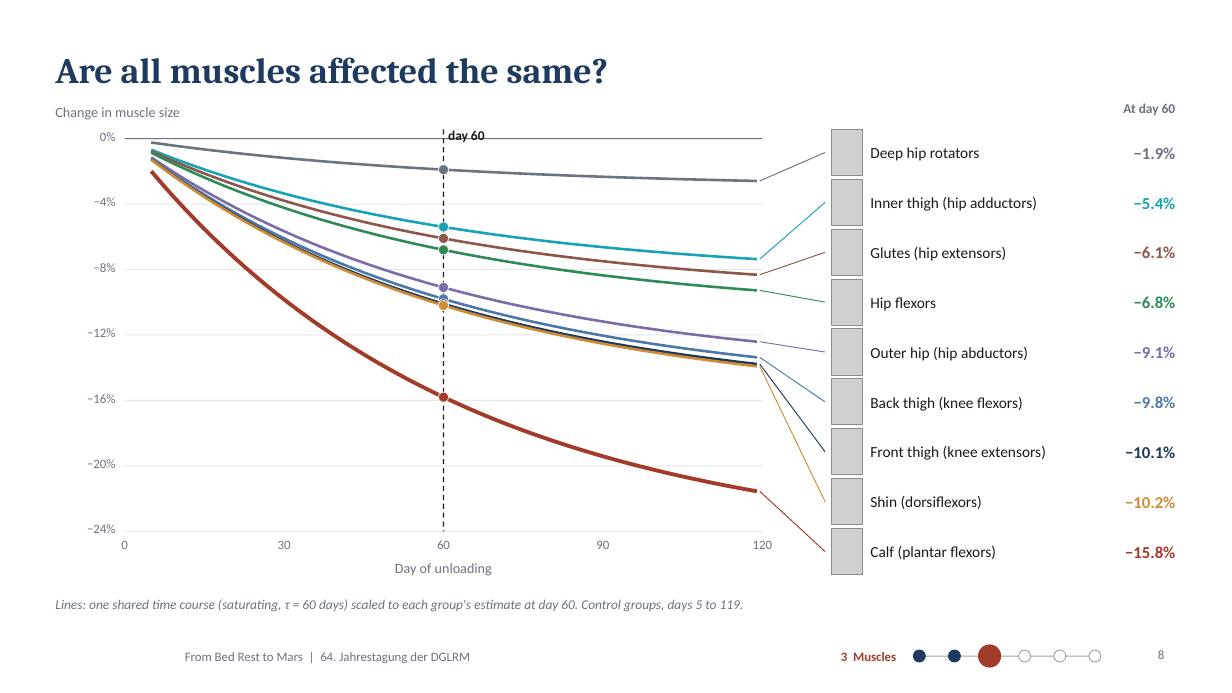
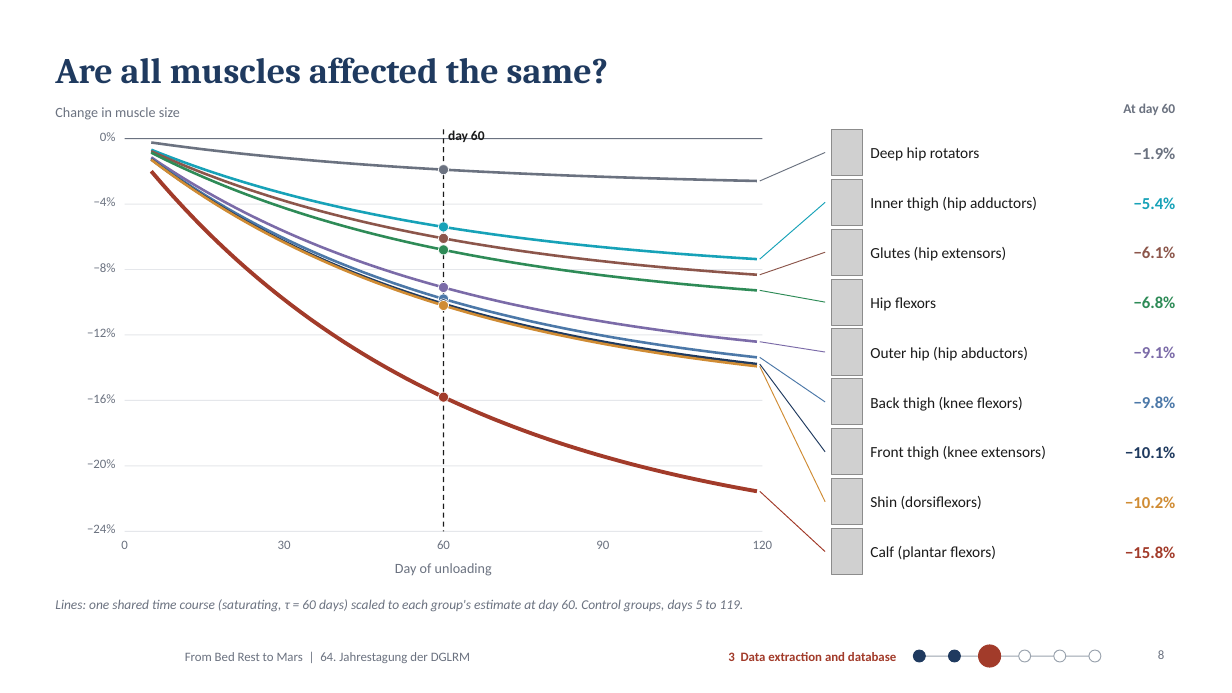
Before and after one commit to MiladBahariQaragoz/BedrestToMars, a slide deck: slide 8 of presentation/bed-rest-to-mars-talk.pptx. Drawn at 1232x693 pixels with LibreOffice and Linux fonts; fonts in the diff are those of the drawing; grey boxes stand for pictures; background and template pictures are left out. Boxes give left, top, right and bottom in pixels: in the first picture for what was removed or moved away, otherwise in the second. Text is boxed around its words. In the diff, an @@ line names an element or a change of style, - is before the commit and + after.

```diff
--- a/presentation/bed-rest-to-mars-talk.pptx
+++ b/presentation/bed-rest-to-mars-talk.pptx
@@ text at box(728, 652, 896, 661): text changed @@
-3 Muscles
+3 Data extraction and database
```
Also in this commit, not shown: 11 other slides changed, 1 slide removed, 4 other files.
